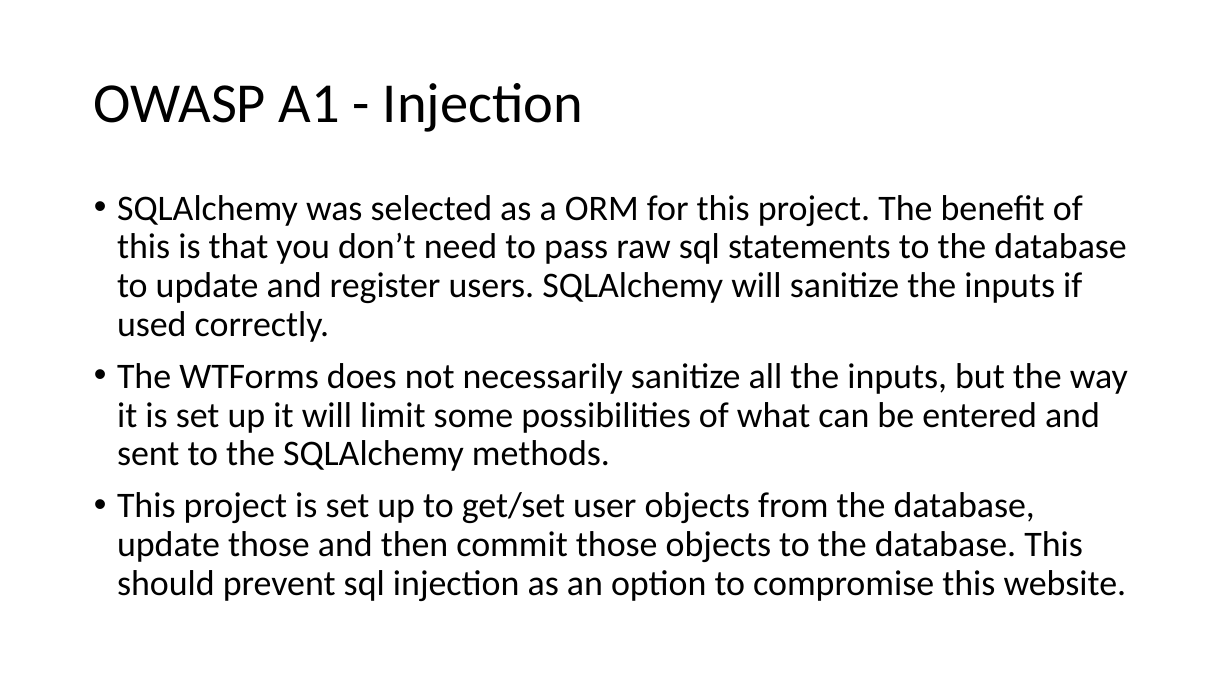
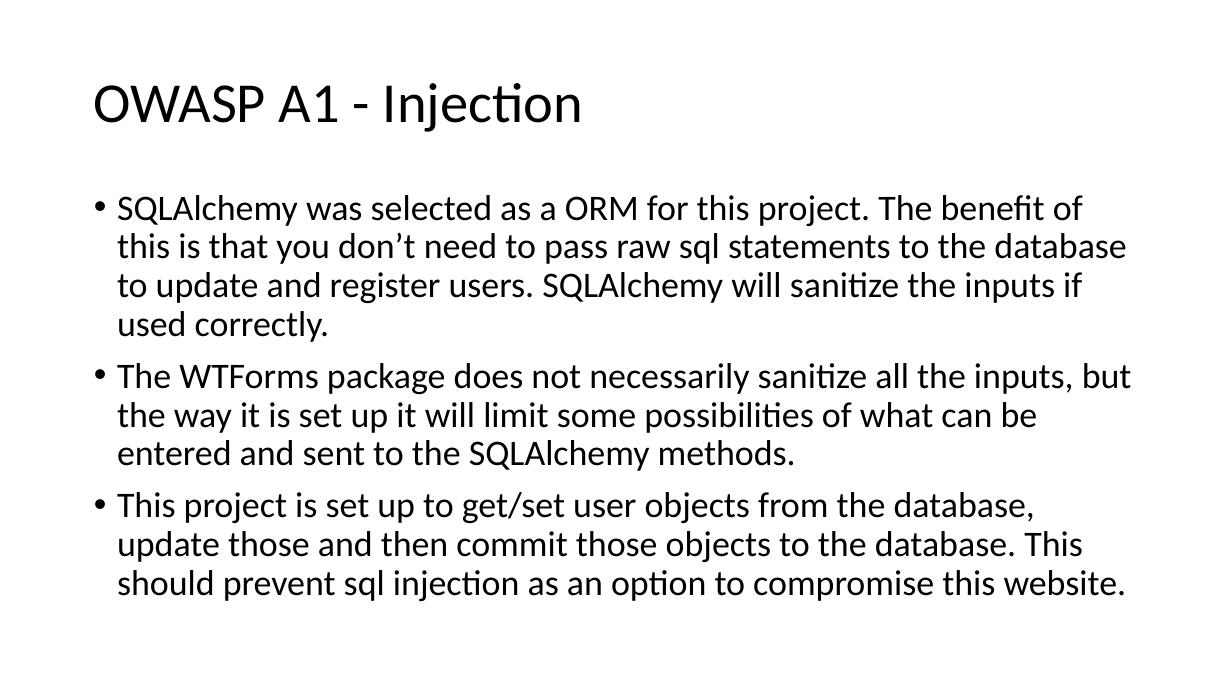
Before and after one commit to jkunnas58/dat250_netbank_fall_2020, a slide deck: slide 11 of Project_report_group_9.pptx. Drawn at 1232x693 pixels with LibreOffice and Linux fonts; fonts in the diff are those of the drawing. Boxes give left, top, right and bottom in pixels: in the first picture for what was removed or moved away, otherwise in the second. Text is boxed around its words. In the diff, an @@ line names an element or a change of style, - is before the commit and + after.

```diff
--- a/Project_report_group_9.pptx
+++ b/Project_report_group_9.pptx
@@ text at (117,363,1132,471): text changed @@
-• The WTForms does not necessarily sanitize all the inputs, but the way it is set up it will limit some possibilities of what can be entered and sent to the SQLAlchemy methods.
+• The WTForms package does not necessarily sanitize all the inputs, but the way it is set up it will limit some possibilities of what can be entered and sent to the SQLAlchemy methods.
```
Also in this commit, not shown: 1 other slide changed, 1 other file.
